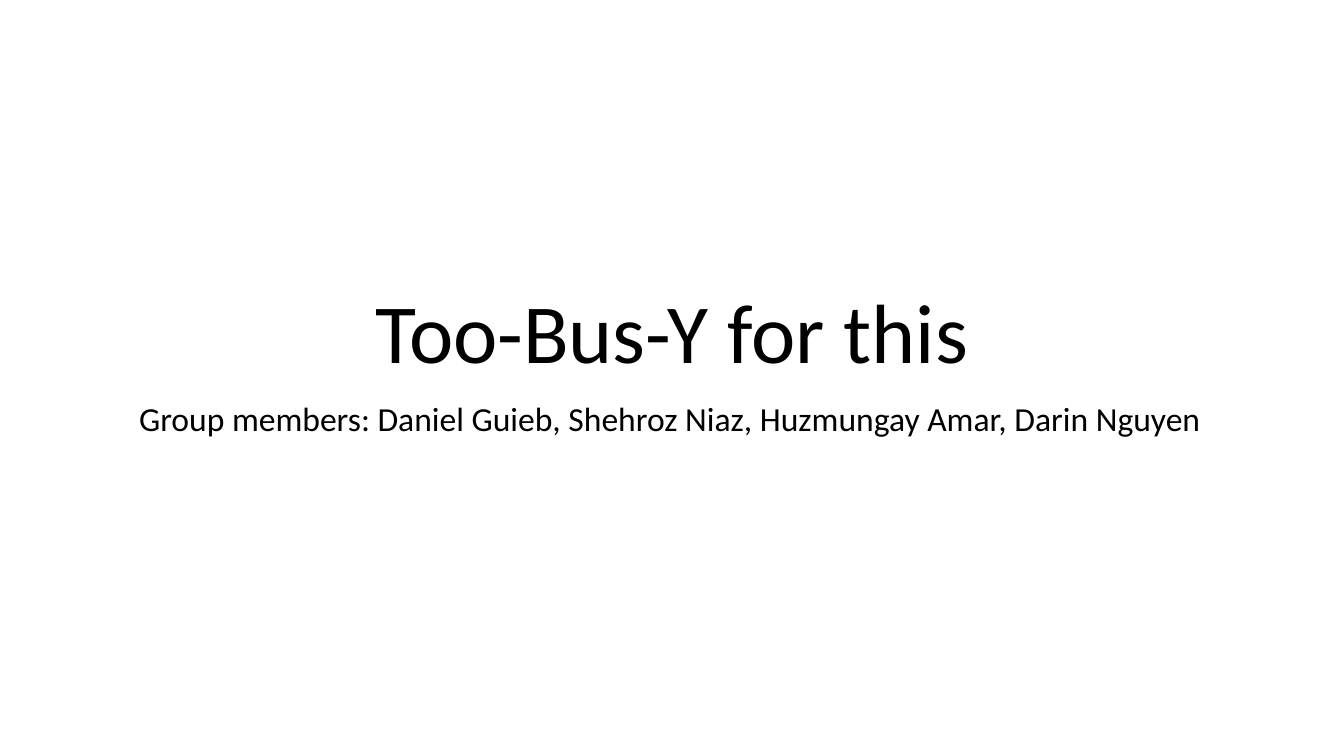
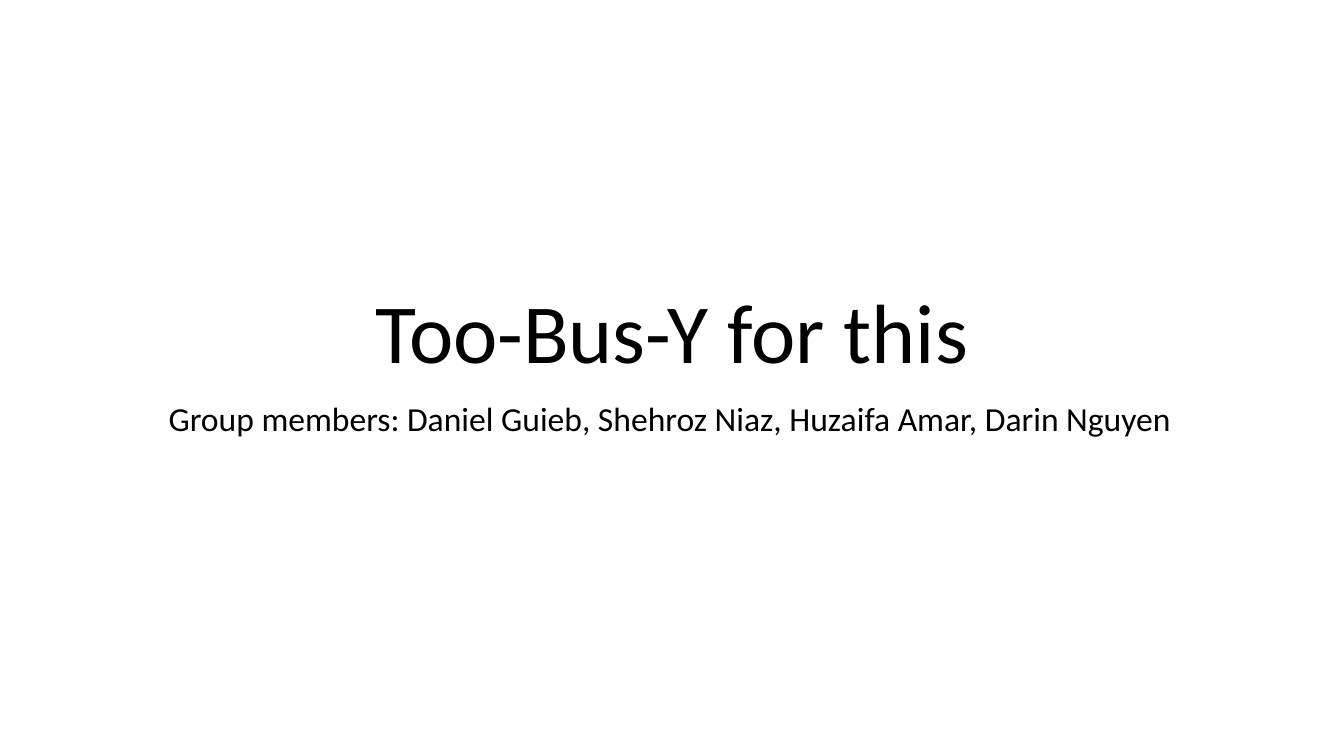
Before and after one commit to danielaguieb/SEC_2018, a slide deck: slide 1 of Too-Bus-Y for this.pptx. Drawn at 1344x756 pixels with LibreOffice and Linux fonts; fonts in the diff are those of the drawing. Boxes give left, top, right and bottom in pixels: in the first picture for what was removed or moved away, otherwise in the second. Text is boxed around its words. In the diff, an @@ line names an element or a change of style, - is before the commit and + after.

```diff
--- a/Too-Bus-Y for this.pptx
+++ b/Too-Bus-Y for this.pptx
@@ subtitle at bbox=[169, 407, 1170, 437]: text changed @@
-Group members: Daniel Guieb, Shehroz Niaz, Huzmungay Amar, Darin Nguyen
+Group members: Daniel Guieb, Shehroz Niaz, Huzaifa Amar, Darin Nguyen
```
